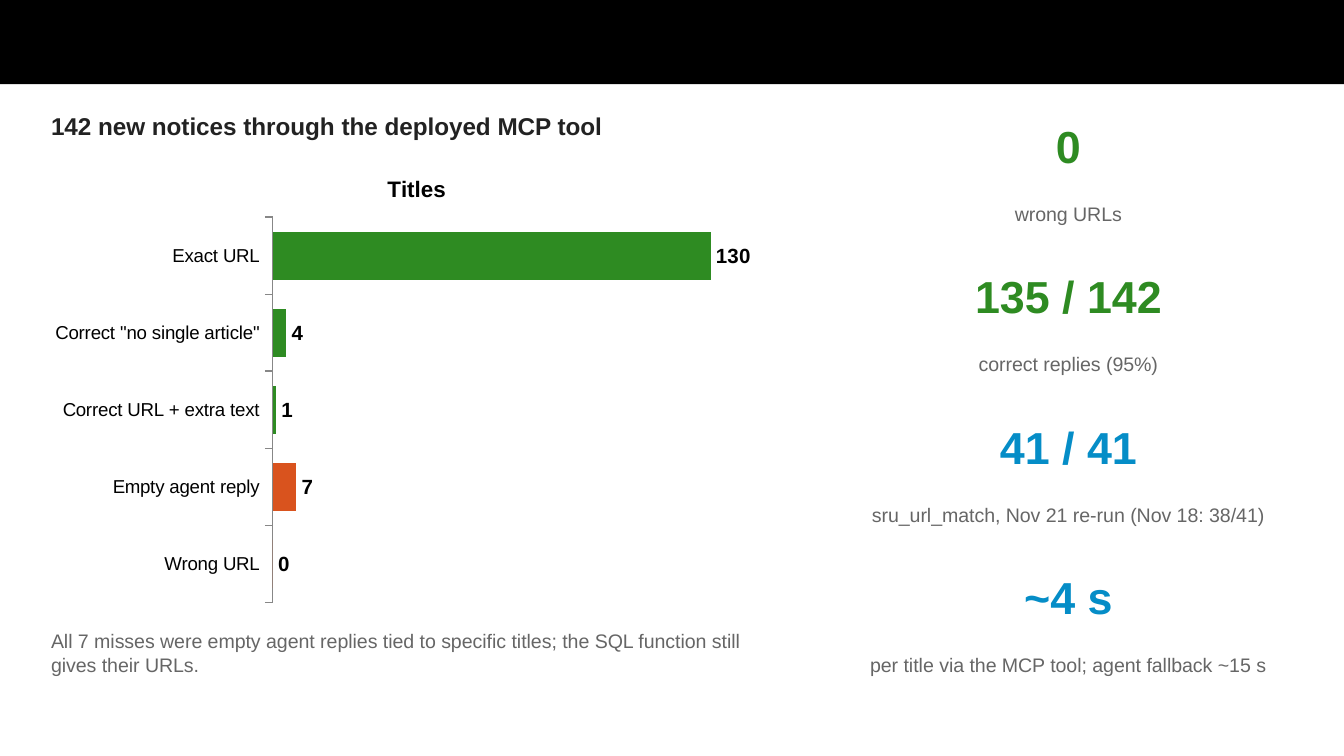
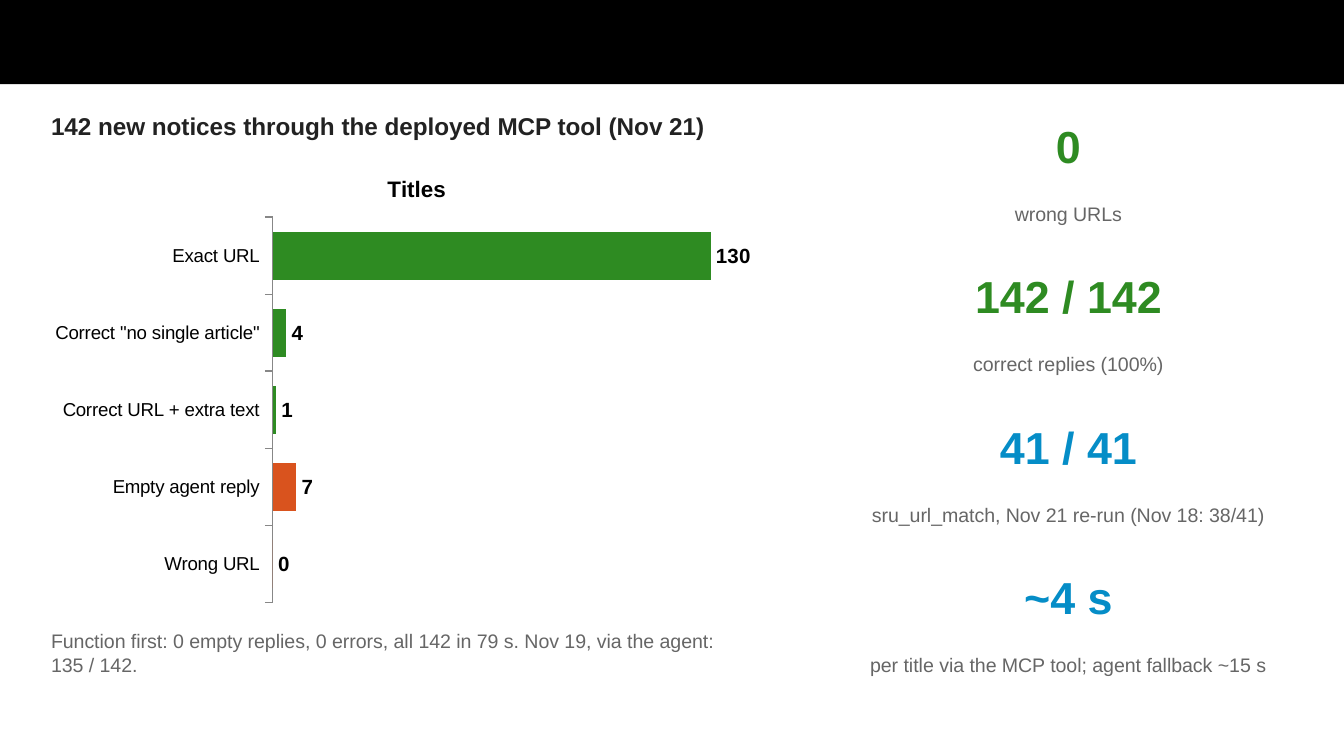
Before and after one commit to AmandaZXu-USDA/mcp-hackathon-demo-sru, a slide deck: slide 10 of submission/GSA-MCP-Hackathon-mcp-sru-syntax.pptx. Drawn at 1344x756 pixels with LibreOffice and Linux fonts; fonts in the diff are those of the drawing. Boxes give left, top, right and bottom in pixels: in the first picture for what was removed or moved away, otherwise in the second. Text is boxed around its words. In the diff, an @@ line names an element or a change of style, - is before the commit and + after.

Commit message:
Deck slide 10 and report: 142-title MCP test 142/142 (November 21 re-run)
- Deck slide 10: 142 / 142 correct (100%); November 19 via the agent 135 / 142
- Report section 8.4: November 19, 20 and 21 runs compared; summary row, intro, next steps, sources

```diff
--- a/submission/GSA-MCP-Hackathon-mcp-sru-syntax.pptx
+++ b/submission/GSA-MCP-Hackathon-mcp-sru-syntax.pptx
@@ text at (51, 117, 704, 140): text changed @@
-142 new notices through the deployed MCP tool
+142 new notices through the deployed MCP tool (Nov 21)
@@ text at (975, 281, 1162, 313): text changed @@
-135 / 142
+142 / 142
@@ text at (973, 357, 1164, 375): text changed @@
-correct replies (95%)
+correct replies (100%)
@@ text at (51, 634, 714, 672): text changed @@
-All 7 misses were empty agent replies tied to specific titles; the SQL function still gives their URLs.
+Function first: 0 empty replies, 0 errors, all 142 in 79 s. Nov 19, via the agent: 135 / 142.
```
